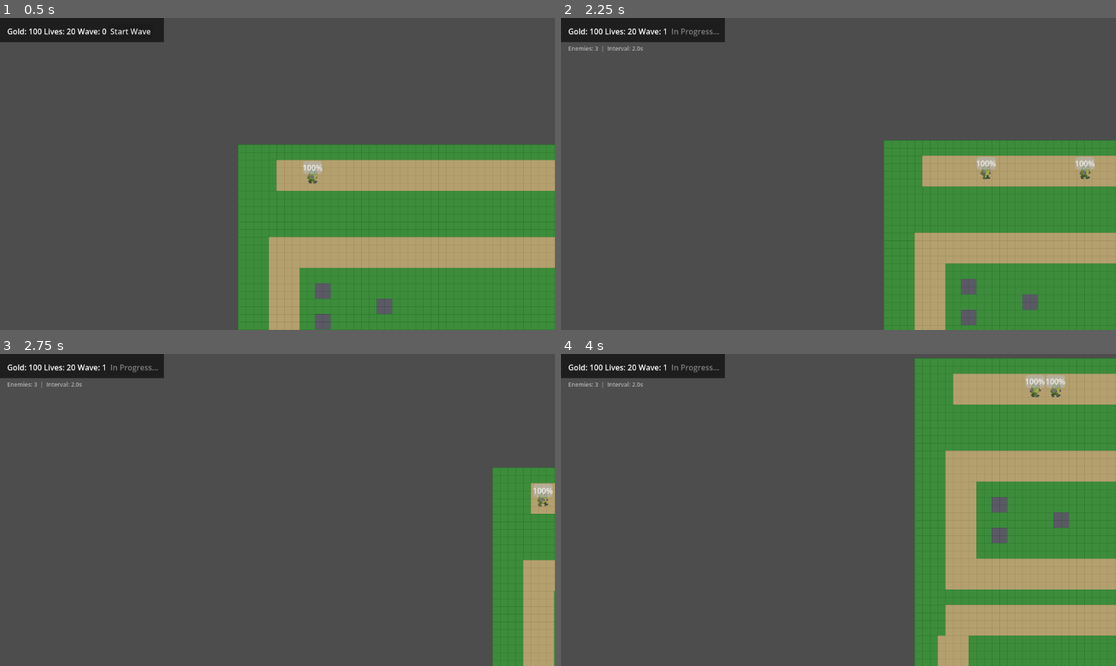
Above: before the commit, frames 1-4 (two rows, left to right).
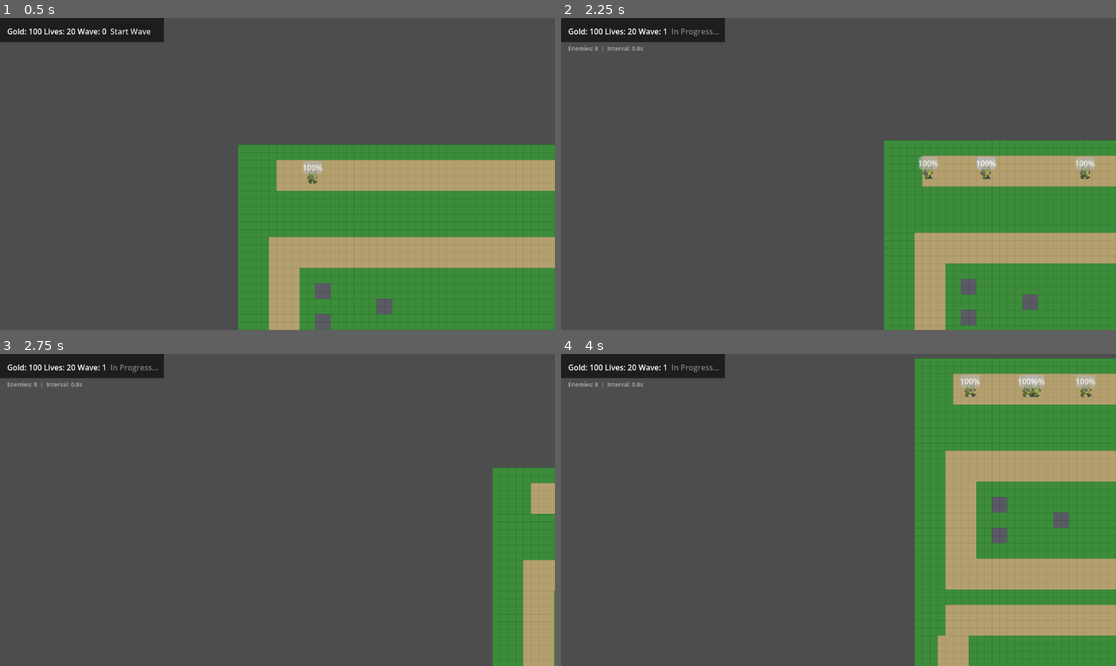
Above: after the commit, the same moments.

Repository: yinghuo112/My-Godot-frist-Game-TD
Game: Godot game, scene res://tower_defense.tscn
Same seed, same stepped clock (60 frames per second), same inputs: the game is played once before the commit and once after it.
Inputs (mouse positions are in pixels of both pictures, inside the frame that each line leads up to):
- Up to frame 1 (0.5 s): no input
- Up to frame 2 (2.25 s): click "Start Wave" at 0.5 s; tap Enter at 1.25 s; move the mouse to (960, 158) at 1.27 s; tap T at 1.35 s; click (960, 158) at 1.42 s; drag from (727, 189) to (982, 177) at 2.02 s
- Up to frame 3 (2.75 s): no input
- Up to frame 4 (4 s): tap Space at 2.75 s; move the mouse to (894, 441) at 2.77 s; tap T at 2.85 s; click (894, 441) at 2.92 s; drag from (810, 572) to (672, 463) at 3.52 s

Frame 1 is identical in both runs. In frame 2, 0.2% of the frame differs, in the area x 6-78%, y 9-52%; in frame 3, 0.2%; in frame 4, 0.7%, in the area x 6-97%, y 6-14%.

Commit message:
修复子弹碰撞系统 + 波次配置默认值

Diff:
--- a/核心/bullet.gd
+++ b/核心/bullet.gd
@@ -1,34 +1,44 @@
 extends Area2D
 
-@export var speed: float = 600.0  # 箭矢飞行速度
-@export var damage: int = 10      # 伤害值
+@export var speed: float = 600.0
+@export var damage: int = 10
 
-var target: Node2D = null         # 锁定的敌人目标
+var target: Node2D = null
 var velocity: Vector2 = Vector2.ZERO
 
-func _ready() -> void:
-	# 初始时，如果目标存在，让子弹旋转并朝向目标
+func _ready():
+	area_entered.connect(_on_area_entered)
+
+func initialize(p_target: Node2D, p_damage: float) -> void:
+	target = p_target
+	damage = p_damage
 	if is_instance_valid(target):
 		look_at(target.global_position)
 
 func _physics_process(delta: float) -> void:
-	# 强追踪逻辑：如果敌人还活着，不断更新方向
 	if is_instance_valid(target):
 		var direction = (target.global_position - global_position).normalized()
 		velocity = direction * speed
-		look_at(target.global_position) # 让箭尖始终指向敌人
+		look_at(target.global_position)
+		if global_position.distance_to(target.global_position) < 12.0:
+			_hit()
+			return
 	else:
-		# 如果目标丢失（比如被其他塔杀了），子弹按最后的方向继续直线飞出屏幕
 		if velocity == Vector2.ZERO:
 			velocity = Vector2.RIGHT.rotated(rotation) * speed
-
-	# 移动子弹
+		if global_position.distance_to(Vector2.ZERO) > 3000:
+			queue_free()
+			return
 	global_position += velocity * delta
 
-# 记得在节点面板（Node）中，将 Area2D 的 body_entered 信号连接到这里
-func _on_body_entered(body: Node2D) -> void:
-	# 假设你的怪物节点都分在了 "enemies" 组里
-	if body.is_in_group("enemies"):
-		if body.has_method("take_damage"):
-			body.take_damage(damage) # 调用怪物的受伤函数
-		queue_free() # 击中后销毁子弹
+func _hit() -> void:
+	if is_instance_valid(target) and target.has_method("take_damage"):
+		target.take_damage(damage)
+	queue_free()
+
+func _on_area_entered(area: Area2D) -> void:
+	if area.is_in_group("enemy"):
+		var enemy = area.get_parent()
+		if enemy.has_method("take_damage"):
+			enemy.take_damage(damage)
+		queue_free()
--- a/核心/game_manager.gd
+++ b/核心/game_manager.gd
@@ -81,6 +81,7 @@
 	if enemies_to_spawn <= 0:
 		timer.stop()
 		return
+	print("生成怪物，场景: ", _current_entry.enemy_scene.resource_path, "  路径节点: ", enemy_path)
 	var enemy = _current_entry.enemy_scene.instantiate()
 	enemy.died.connect(_on_enemy_died)
 	enemy.reached_end.connect(_on_enemy_reached_end)
--- a/配置/wave_config.tres
+++ b/配置/wave_config.tres
@@ -7,8 +7,7 @@
 [sub_resource type="Resource" id="Resource_1"]
 script = ExtResource("2_def")
 enemy_scene = ExtResource("3_ghi")
-count = 3
-spawn_interval = 2.0
+spawn_interval = 0.8
 
 [resource]
 script = ExtResource("1_abc")
